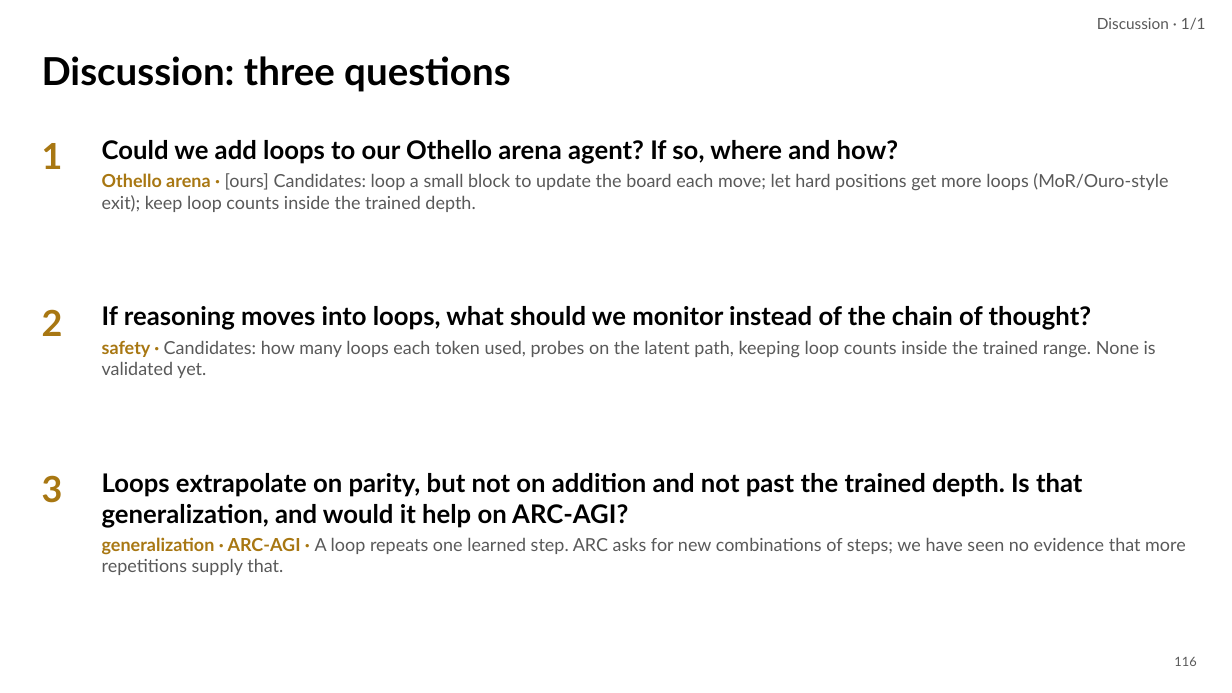
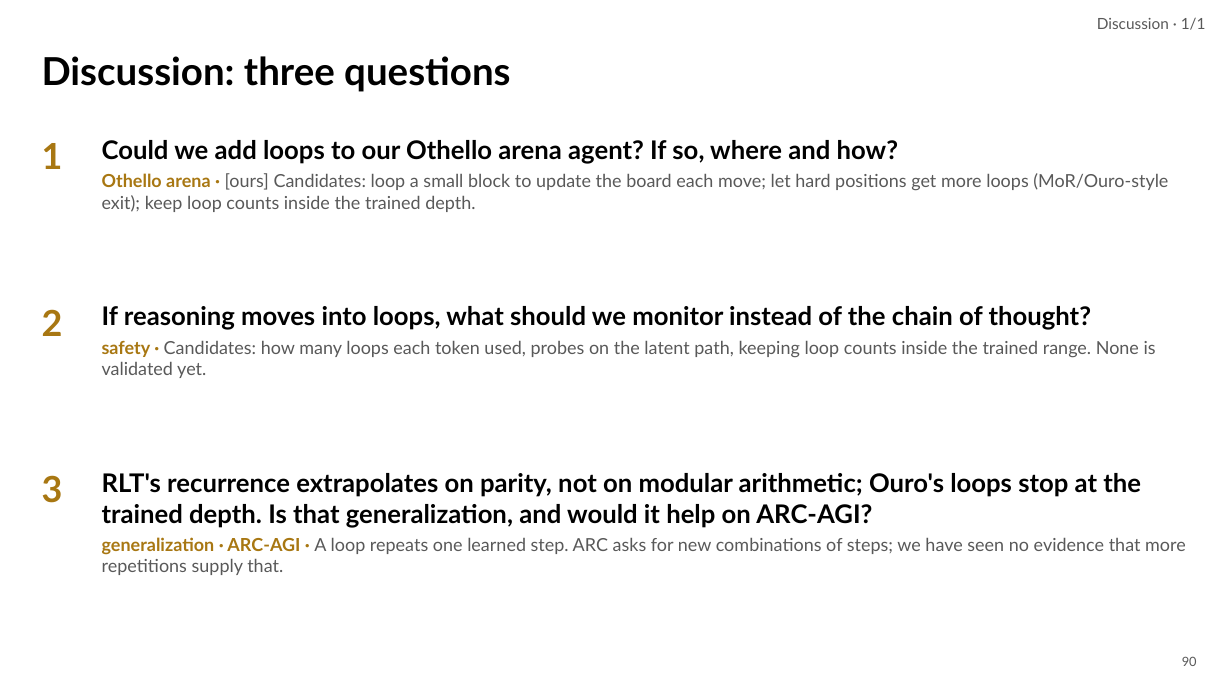
Before and after one commit to irregular6612/agi-hw2, a slide deck: slide 90 of build/out/looped-transformers.pptx (slide 116 before the commit). Drawn at 1232x693 pixels with LibreOffice and Linux fonts; fonts in the diff are those of the drawing. Boxes give left, top, right and bottom in pixels: in the first picture for what was removed or moved away, otherwise in the second. Text is boxed around its words. In the diff, an @@ line names an element or a change of style, - is before the commit and + after.

```diff
--- a/build/out/looped-transformers.pptx
+++ b/build/out/looped-transformers.pptx
@@ text at (102,473,1141,528): text changed @@
-Loops extrapolate on parity, but not on addition and not past the trained depth. Is that generalization, and would it help on ARC-AGI?
+RLT's recurrence extrapolates on parity, not on modular arithmetic; Ouro's loops stop at the trained depth. Is that generalization, and would it help on ARC-AGI?
@@ page number at (1182,656,1197,666): text changed @@
-116
+90
```
Also in this commit, not shown: 28 other slides changed, 9 slides added, 35 slides removed, 13 other files.
